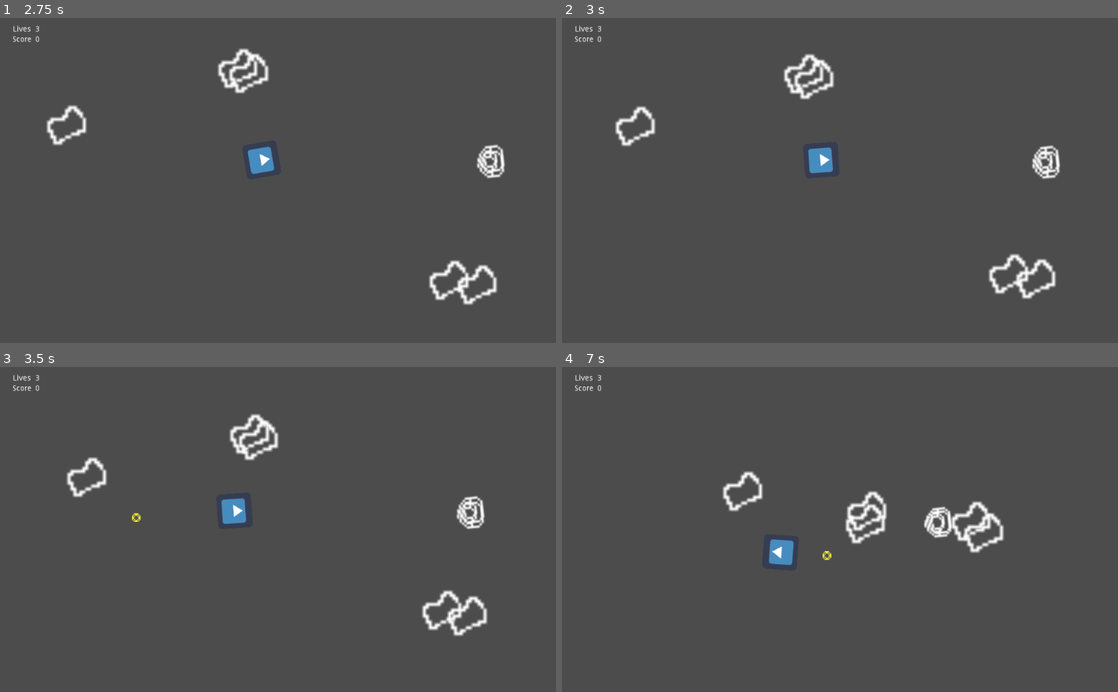
Above: before the commit, frames 1-4 (two rows, left to right).
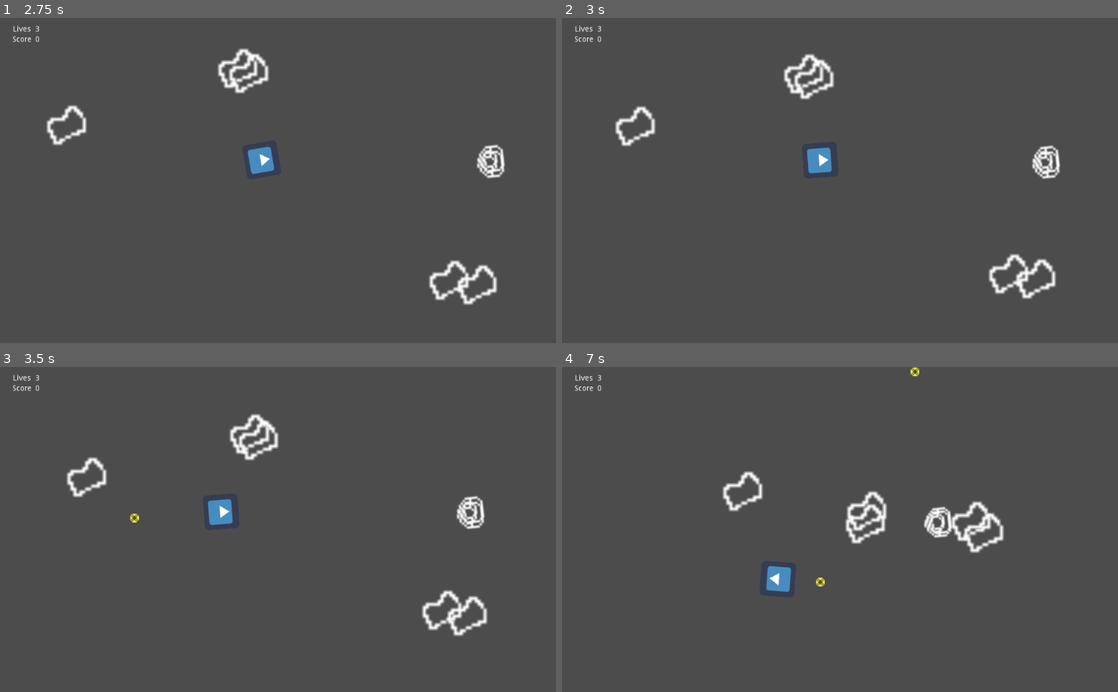
Above: after the commit, the same moments.

Repository: marianafcosta/asteroids
Game: Godot game, scene res://Root.tscn
Two runs of this game, one before a commit and one after it. Both use one fixed random seed, a clock stepped at 60 frames per second and the inputs below. The engine's default icon, where the game draws it, is replaced by a stand-in: a white triangle on a blue panel in a dark square.
Inputs:
- Up to frame 1 (2.75 s): tap Enter (ui_accept) at 0.5, 0.77, 1.52 s; hold Right (ui_right) 0.53-1.28 s; hold Left (ui_left) 1.28-2.03 s; hold Right (ui_right) from 2.03 s (still down)
- Up to frame 2 (3 s): release Right (ui_right) at 2.78 s; hold Up (ui_up) from 2.78 s (still down)
- Up to frame 3 (3.5 s): keep holding Up (ui_up); tap Enter (ui_accept) at 3.02 s
- Up to frame 4 (7 s): release Up (ui_up) at 3.53 s; hold Left (ui_left) 3.53-5.78 s; tap Enter (ui_accept) at 3.77, 4.52, 6.02, 6.77 s; hold Right (ui_right) 5.78-6.53 s; hold Up (ui_up) from 6.53 s (still down)

Frame 1 is identical in both runs. In frame 2, less than 0.1% of the frame differs, in the area x 44-49%, y 39-48%; in frame 3, 0.4%; in frame 4, 0.8%, in the area x 36-65%, y 0-70%.

Commit message:
Wrap asteroids around screen

Diff:
--- a/Asteroid.gd
+++ b/Asteroid.gd
@@ -6,7 +6,6 @@
 
 var speed = 50
 var direction
-var first_time_out_of_bounds = true
 var variation = 3 # NOTE: Size of the asteroid, when it gets to 0, it doesn't duplicate when destroyed
 
 var screen_size
@@ -57,10 +56,7 @@
 func out_of_bounds(x, y):
 	var sprite_width = self.get_node("Sprite").texture.get_width()
 	var sprite_height = self.get_node("Sprite").texture.get_height()
-	var is_out_of_bounds = x > screen_size.x + sprite_width || x < -sprite_width || y > screen_size.y + sprite_height || y < -sprite_height
-	if (first_time_out_of_bounds):
-		first_time_out_of_bounds = false
-	return is_out_of_bounds
+	return x > screen_size.x + sprite_width || x < -sprite_width || y > screen_size.y + sprite_height || y < -sprite_height
 
 func _ready():
 	rng.randomize()
@@ -72,10 +68,26 @@
 
 func _process(delta):
 	var velocity = direction * speed
-	position += velocity * delta
+	var new_position = position + velocity * delta
+	var sprite_width = self.get_node("Sprite").texture.get_width()
+	var sprite_height = self.get_node("Sprite").texture.get_height()
 
-	if (out_of_bounds(position.x, position.y) && !first_time_out_of_bounds):
-		self.queue_free()
+	if (out_of_bounds(new_position.x, new_position.y)):
+		if new_position.x < 0 - sprite_width:
+			position.x = screen_size.x + sprite_width
+		elif new_position.x > screen_size.x + sprite_width:
+			position.x = 0 - sprite_width
+		else:
+			position.x = new_position.x
+
+		if new_position.y < 0 - sprite_height:
+			position.y = screen_size.y + sprite_height
+		elif new_position.y > screen_size.y + sprite_height:
+			position.y = 0 - sprite_height
+		else:
+			position.y = new_position.y
+	else:
+		position = new_position
 
 func _on_Asteroid_area_entered(area):
 	emit_signal("on_destroyed")
--- a/Player.gd
+++ b/Player.gd
@@ -3,7 +3,7 @@
 signal on_game_over
 signal on_life_lost
 
-export var acceleration = 200
+export var acceleration = 300
 export var inertia = 100
 export var max_speed = 200
 export var angular_speed = 2 # NOTE: Radians
